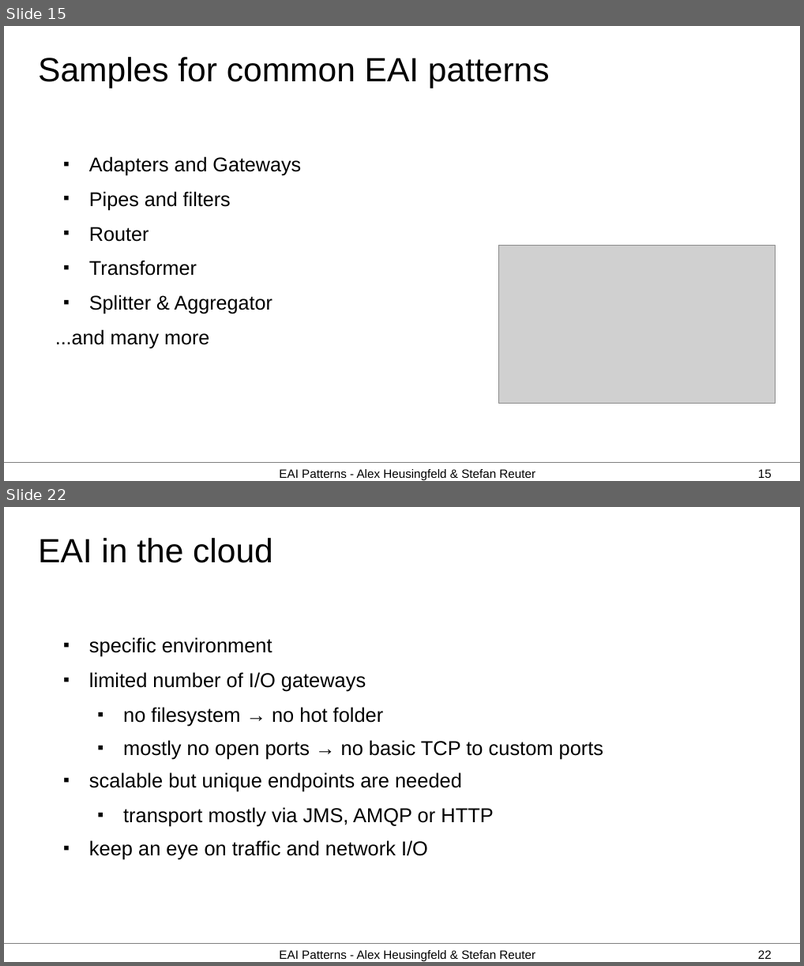
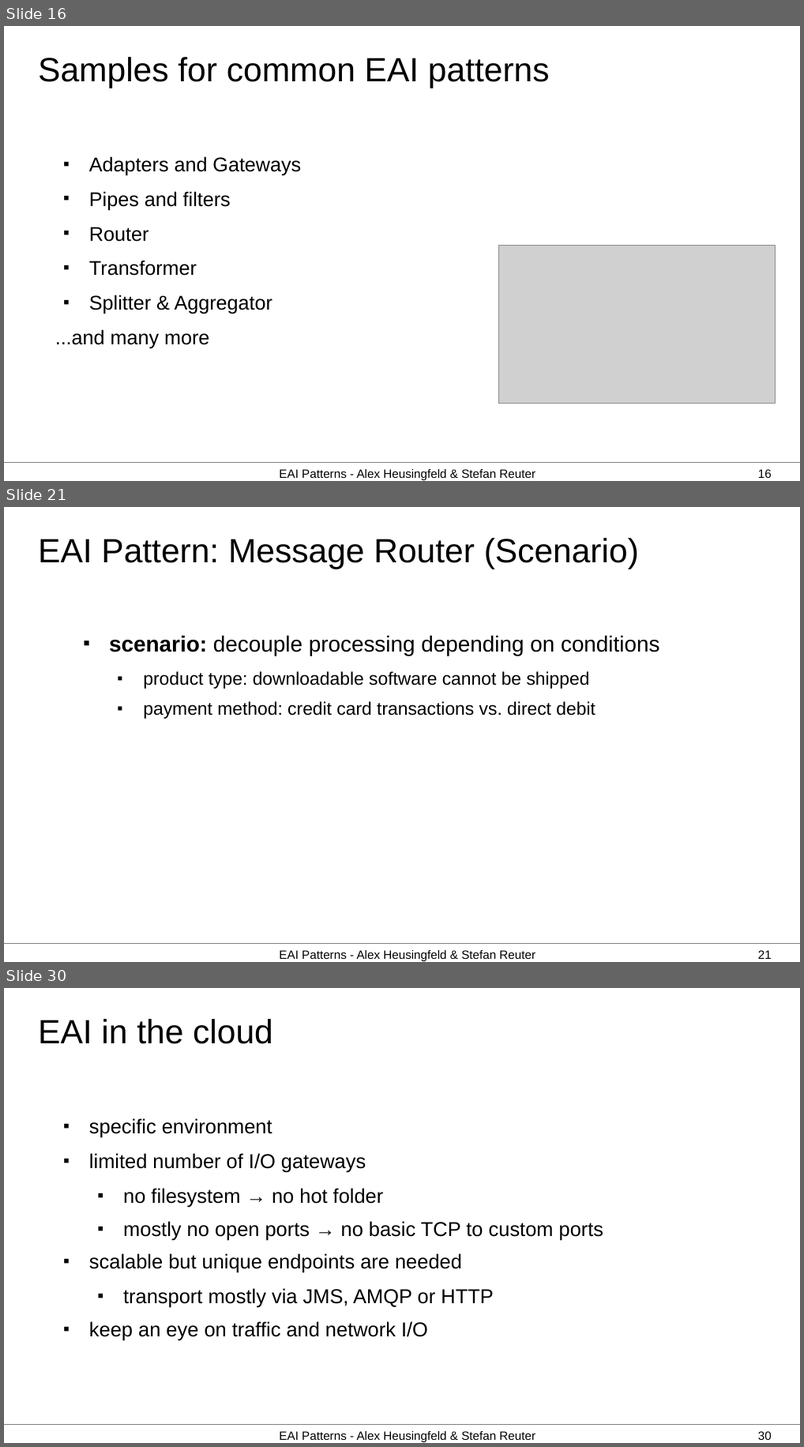
Before and after one commit to aheusingfeld/javaone2012, a slide deck: slides/eai-slides.odp. Shown one above the other, each under a label of ours: slides 15 and 22 before the commit, slides 16, 21 and 30 after it; the slides between them are not shown. The pictures are 804x966 and 804x1447 pixels, drawn with LibreOffice and Linux fonts; fonts in the diff are those of the drawing; grey boxes stand for pictures. Boxes give left, top, right and bottom in pixels: in the first picture for what was removed or moved away, otherwise in the second. Text is boxed around its words. In the diff, an @@ line names an element or a change of style, - is before the commit and + after.

```diff
--- a/slides/eai-slides.odp
+++ b/slides/eai-slides.odp
@@ slide 21 added at [4,507,800,962], background #FFFFFF; not listed: 1 template element that a slide beside it also shows @@
@@ title added at [38,538,639,569], 33.5 pt, text #000000 @@
+EAI Pattern: Message Router (Scenario)
@@ text added at [109,635,660,719], 18 pt, text #000000 @@
+■ scenario: decouple processing depending on conditions
+  ■ product type: downloadable software cannot be shipped
+  ■ payment method: credit card transactions vs. direct debit
@@ text added at [279,950,536,961], 12 pt, text #000000 @@
+EAI Patterns - Alex Heusingfeld & Stefan Reuter
@@ page number added at [758,950,772,959], 12 pt, text #000000 @@
+21
@@ what was slide 15 is now slide 16 @@
@@ what was slide 22 is now slide 30 @@
@@ page number at [758,1431,772,1440]: text changed @@
-22
+30
```
Also in this commit, not shown: 9 slides changed, 7 other slides added.
